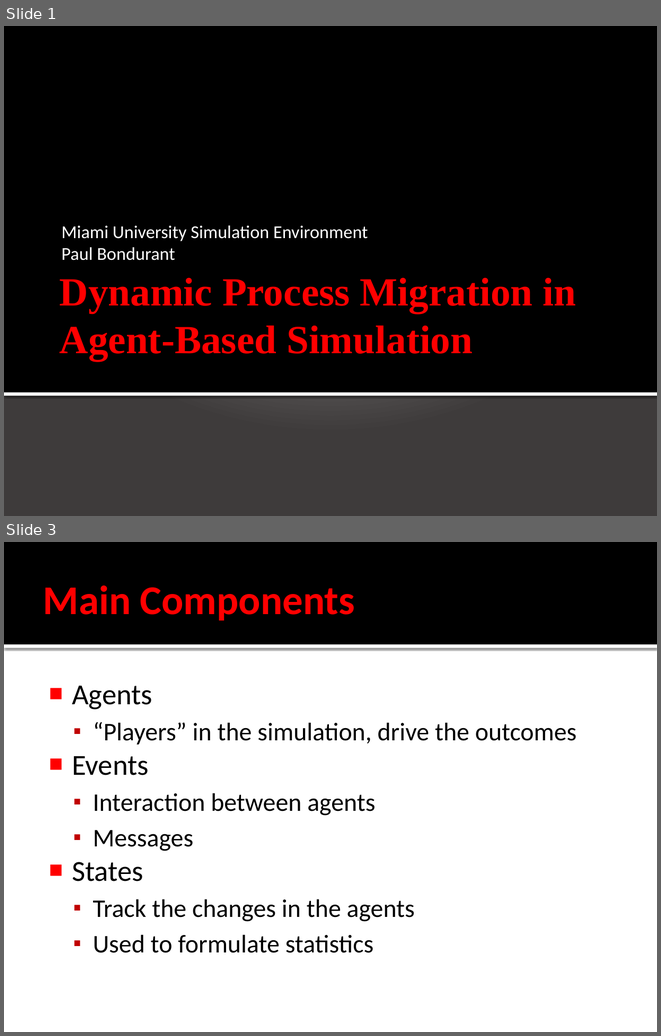
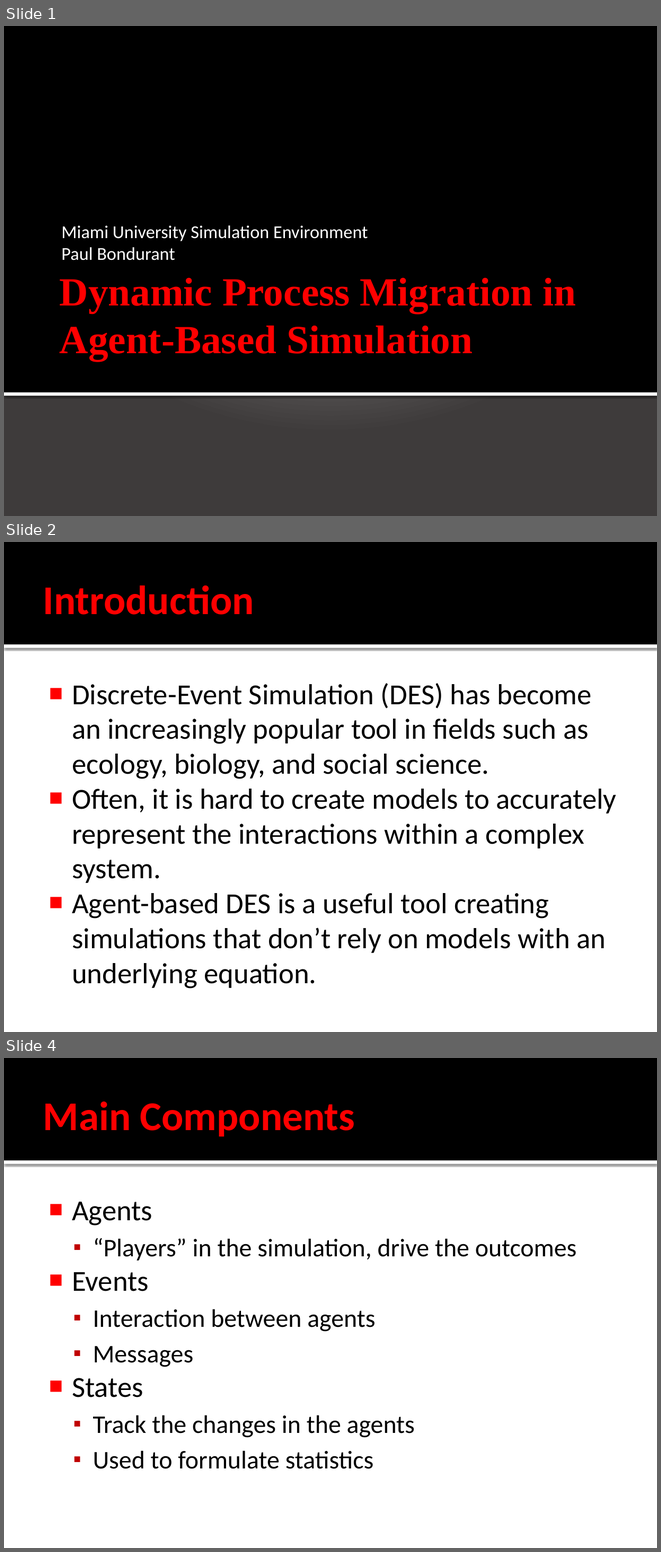
Before and after one commit to raodj/muse, a slide deck: Thesis/bondurpm/Thesis Proposal.pptx. Shown one above the other, each under a label of ours: slides 1 and 3 before the commit, slides 1, 2 and 4 after it; the slides between them are not shown. The pictures are 661x1036 and 661x1552 pixels, drawn with LibreOffice and Linux fonts; fonts in the diff are those of the drawing. Boxes give left, top, right and bottom in pixels: in the first picture for what was removed or moved away, otherwise in the second. Text is boxed around its words. In the diff, an @@ line names an element or a change of style, - is before the commit and + after.

```diff
--- a/Thesis/bondurpm/Thesis Proposal.pptx
+++ b/Thesis/bondurpm/Thesis Proposal.pptx
@@ slide 2 added at (x1=4, y1=542, x2=657, y2=1032), background #FFFFFF; not listed: 2 template elements that a slide beside it also shows @@
@@ title added at (x1=43, y1=585, x2=254, y2=615), 45 pt, text #FF0000, bold @@
+Introduction
@@ text added at (x1=72, y1=683, x2=617, y2=988), 32 pt, text #000000 @@
+■ Discrete-Event Simulation (DES) has become an increasingly popular tool in fields such as ecology, biology, and social science.
+■ Often, it is hard to create models to accurately represent the interactions within a complex system.
+■ Agent-based DES is a useful tool creating simulations that don’t rely on models with an underlying equation.
@@ what was slide 3 is now slide 4 @@
```
Also in this commit, not shown: 1 other slide added, 5 other files.
